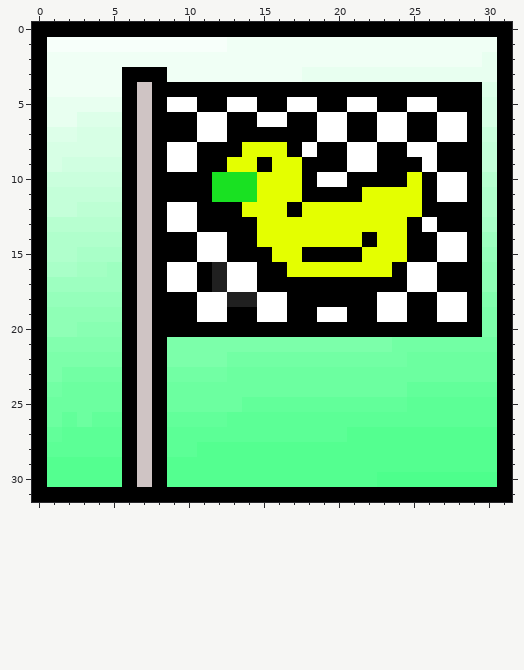
Edited in one commit: pixel-art sprite (icons/duck_end_icon.png). The picture above was drawn from the file before the commit.
The file is 32x32 pixels. Colours within 5 levels of each other are drawn and written as one.
After:
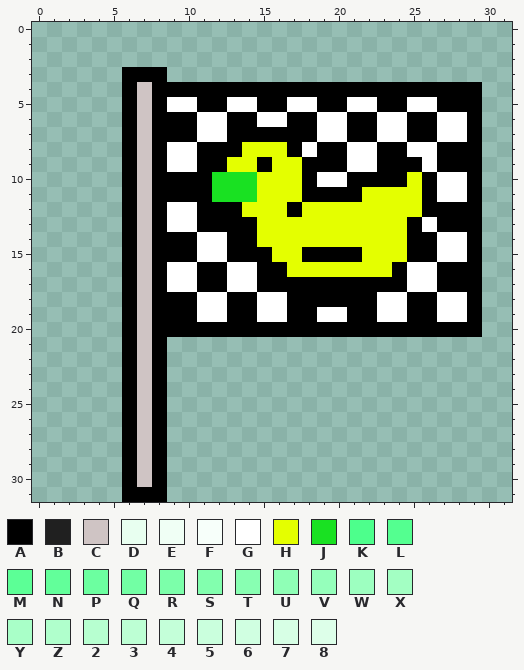
Palette (. is transparent): A #000000  B #202020  C #cfc4c4  D #e8fff0  E #f0fff5  F #f7fffa  G #ffffff  H #e4ff00  J #19e122  K #4dff8c  L #54ff90  M #5cff96  N #62ff9a  P #6cffa0  Q #72ffa4  R #7cffaa  S #82ffae  T #88ffb2  U #8fffb6  V #95ffbb  W #9dffc0  X #a3ffc3  Y #a9ffc8  Z #b0ffcc  2 #b7ffd0  3 #bdffd4  4 #c4ffd9  5 #caffdd  6 #d0ffe1  7 #d7ffe5  8 #ddffe9
Changes in this commit:
y 0: x 0..31 AAAAAAAAAAAAAAAAAAAAAAAAAAAAAAAA -> ................................
y 1: x 0..31 AFFFFFFFFFFFFEEEEEEEEEEEEEEEEEEA -> ................................
y 2: x 0..31 AEEEEEEEEEEEEEEEEEEEEEEEEEEEEEDA -> ................................
y 3: x 0..5 AEEEEE -> ......; x 9..31 EEEEEEEEEDDDDDDDDDDDDDA -> .......................
y 4: x 0..5 AEEEEE -> ......; x 30..31 8A -> ..
y 5: x 0..5 ADDDDD -> ......; x 30..31 7A -> ..
y 6: x 0..5 ADD888 -> ......; x 30..31 7A -> ..
y 7: x 0..5 A88777 -> ......; x 30..31 5A -> ..
y 8: x 0..5 A77777 -> ......; x 30..31 4A -> ..
y 9: x 0..5 A76666 -> ......; x 30..31 4A -> ..
y 10: x 0..5 A55555 -> ......; x 30..31 2A -> ..
y 11: x 0..5 A44444 -> ......; x 30..31 ZA -> ..
y 12: x 0..5 A44333 -> ......; x 30..31 ZA -> ..
y 13: x 0..5 A22222 -> ......; x 30..31 YA -> ..
y 14: x 0..5 AZZZZZ -> ......; x 22 A -> H; x 30..31 WA -> ..
y 15: x 0..5 AZZYYY -> ......; x 30..31 VA -> ..
y 16: x 0..5 AYYXXW -> ......; x 12 B -> A; x 30..31 UA -> ..
y 17: x 0..5 AWWWWW -> ......; x 12 B -> A; x 30..31 UA -> ..
y 18: x 0..5 AVVVVV -> ......; x 13..14 BB -> AA; x 30..31 SA -> ..
y 19: x 0..5 AUUUUU -> ......; x 30..31 RA -> ..
y 20: x 0..5 AUUTTT -> ......; x 30..31 RA -> ..
y 21: x 0..5 ASSSSS -> ......; x 9..31 RRRRRRRRRRRRRRRQQQQQQQA -> .......................
y 22: x 0..5 ARRRRR -> ......; x 9..31 RRRRQQQQQQQQQQQQPPPPPPA -> .......................
y 23: x 0..5 ARQQQQ -> ......; x 9..31 QQQQPPPPPPPPPPPPPPPPPPA -> .......................
y 24: x 0..5 AQPPPP -> ......; x 9..31 PPPPPPPPPPPPPPPPNNNNNNA -> .......................
y 25: x 0..5 APPPPP -> ......; x 9..31 PPPPPNNNNNNNNNNNMMMMMMA -> .......................
y 26: x 0..5 APNPNN -> ......; x 9..31 NNNNMMMMMMMMMMMMMMMMMMA -> .......................
y 27: x 0..5 ANMMMM -> ......; x 9..31 MMMMMMMMMMMMLLLLLLLLLLA -> .......................
y 28: x 0..5 AMMMMM -> ......; x 9..31 MMLLLLLLLLLLLLLLLLLLLLA -> .......................
y 29: x 0..5 ALLLLL -> ......; x 9..31 LLLLLLLLLLLLLLLLLLLLLLA -> .......................
y 30: x 0..5 ALLLLL -> ......; x 9..31 LLLLLLLLLLLLLLKKKKKKKKA -> .......................
y 31: x 0..5 AAAAAA -> ......; x 9..31 AAAAAAAAAAAAAAAAAAAAAAA -> .......................
Boxes around the changes in both pictures, in picture pixels (x1, y1, x2, y2):
changed: (32, 22, 512, 502)
